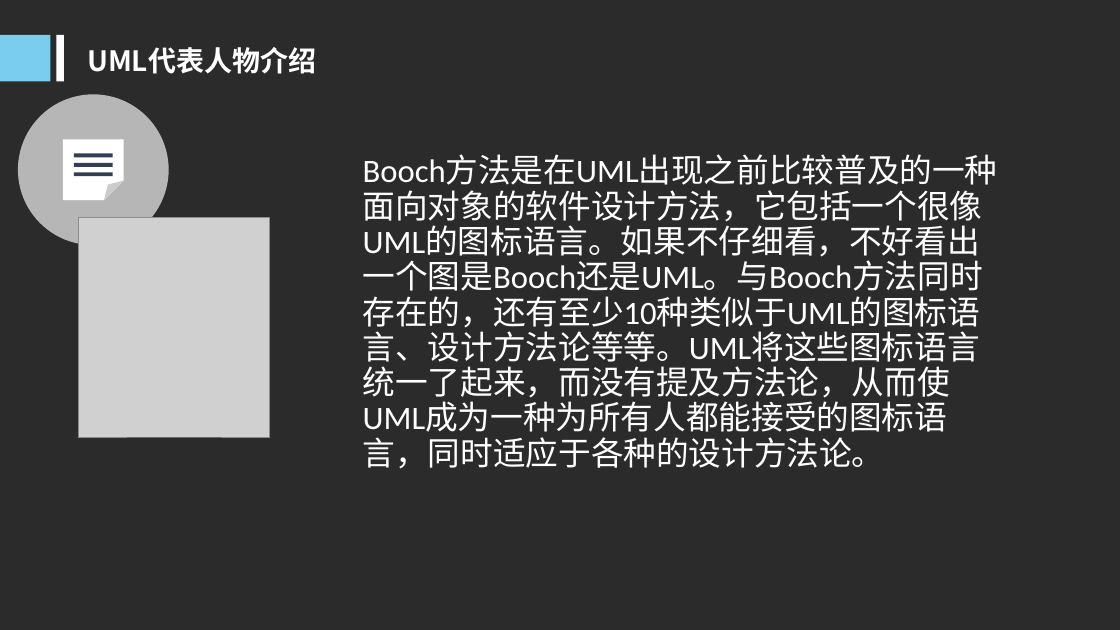
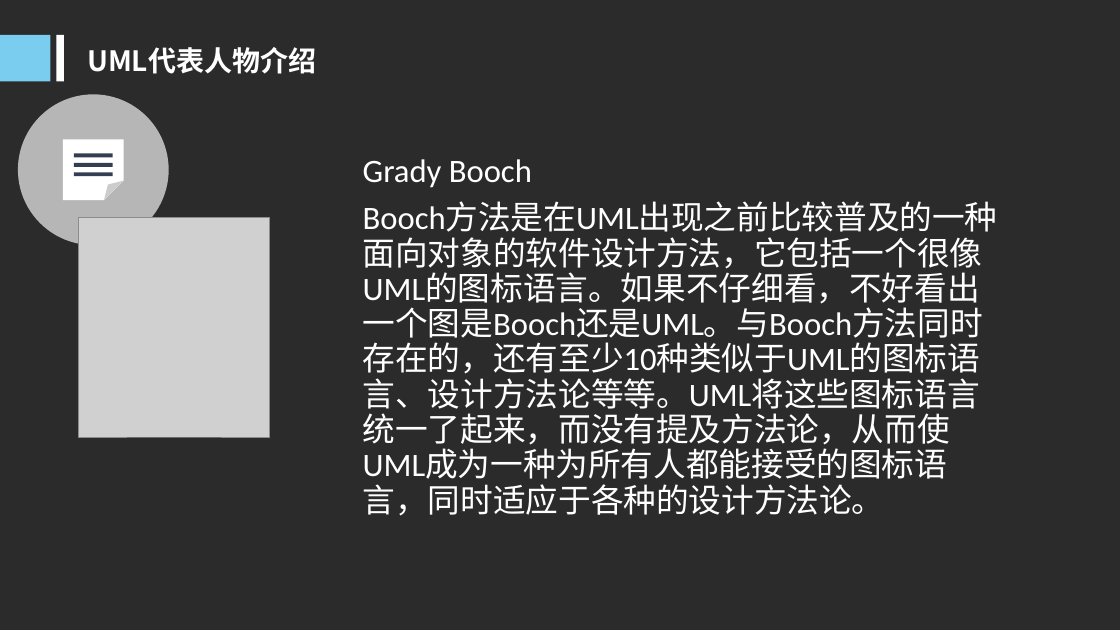
Before and after one commit to woncat/PRD2017, a slide deck: slide 8 of PRD-2017-G25-UML概述PPT V1.0.ppt. Drawn at 1120x630 pixels with LibreOffice and Linux fonts; fonts in the diff are those of the drawing; grey boxes stand for pictures; background and template pictures are left out; a plain dark background stands for a picture behind light text. Boxes give left, top, right and bottom in pixels: in the first picture for what was removed or moved away, otherwise in the second. Text is boxed around its words. In the diff, an @@ line names an element or a change of style, - is before the commit and + after.

```diff
--- a/PRD-2017-G25-UML概述PPT V1.0.ppt
+++ b/PRD-2017-G25-UML概述PPT V1.0.ppt
@@ text at (x1=363, y1=159, x2=532, y2=188): paragraph added @@
+Grady Booch
```
Also in this commit, not shown: 11 other slides changed, 1 slide added.
